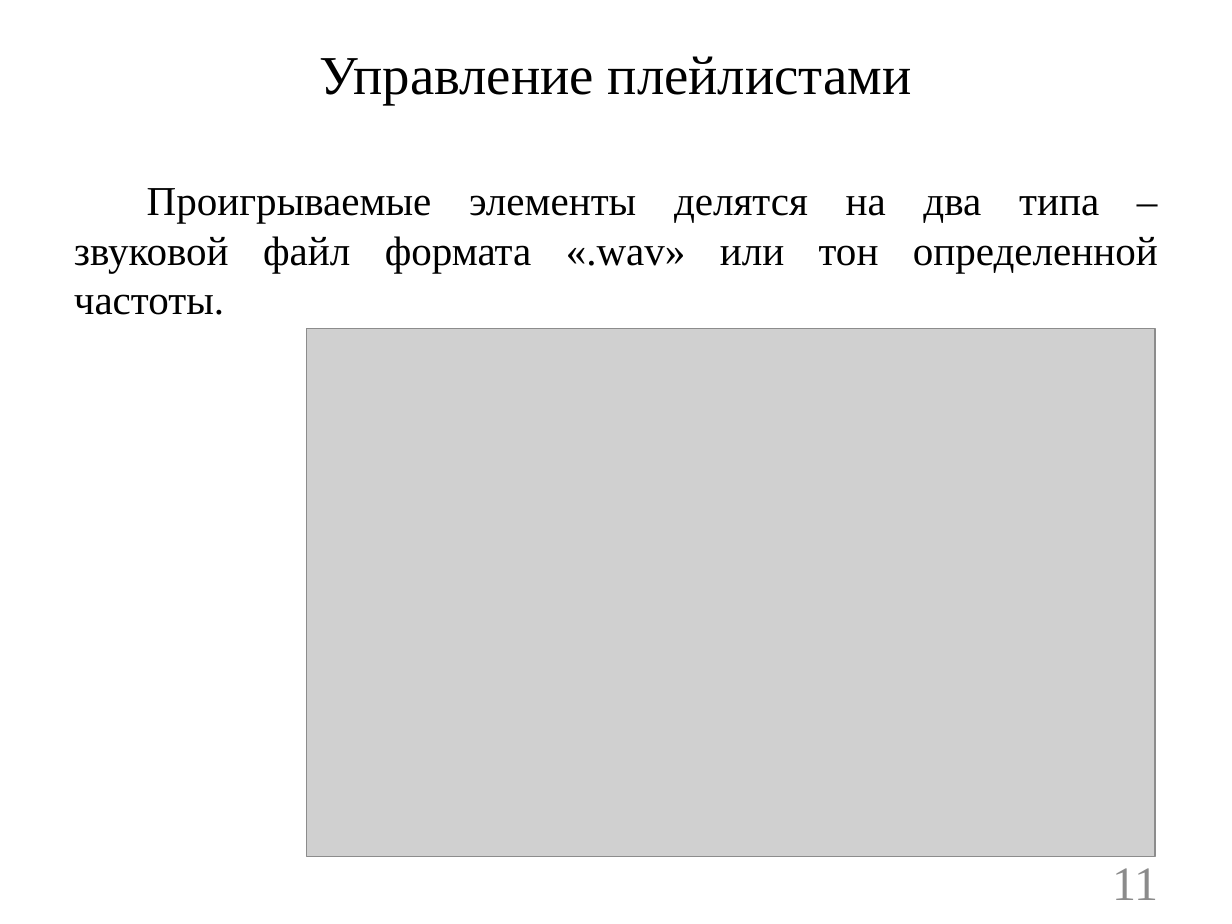
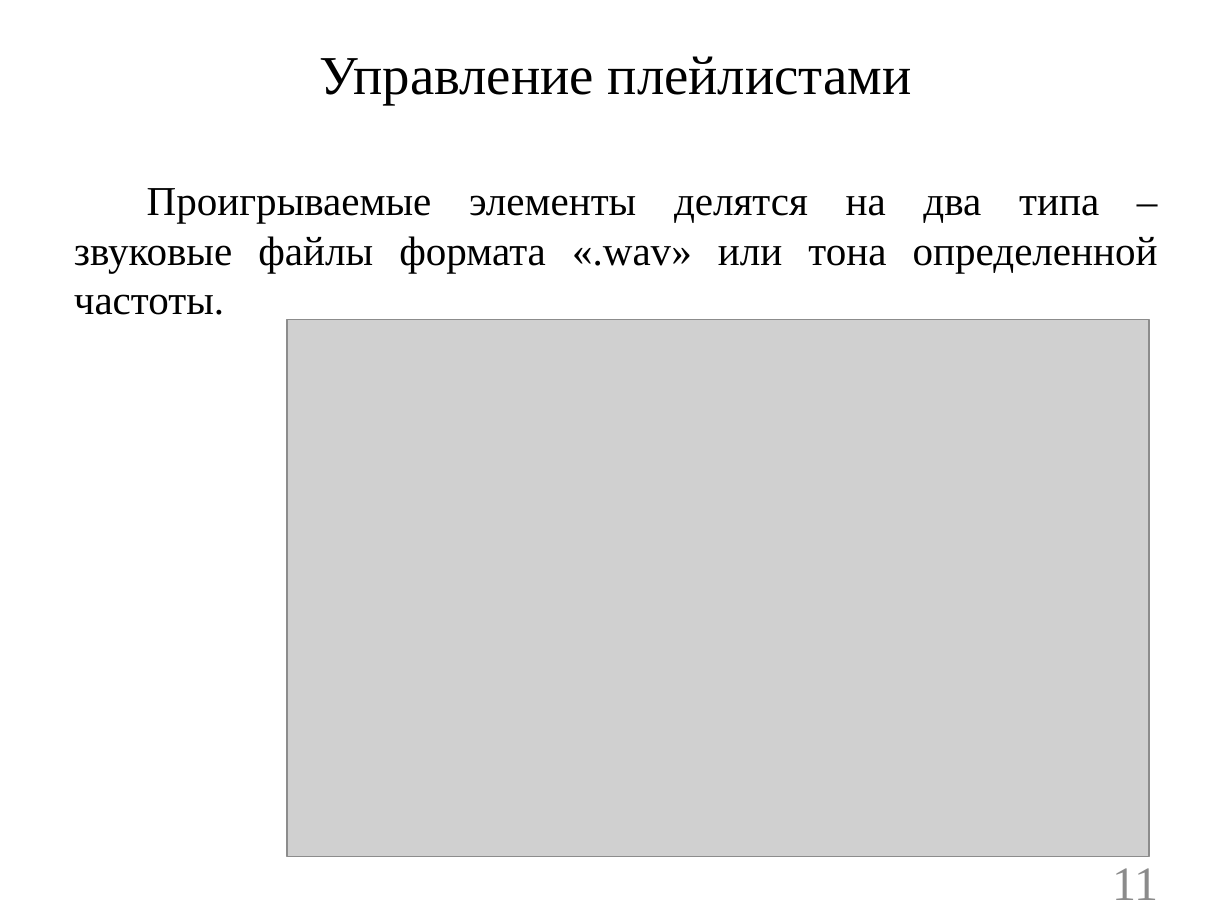
Before and after one commit to ALeschev/tunel, a slide deck: slide 11 of sibsutis/2015/dpl/DPL_pres.pptx. Drawn at 1232x924 pixels with LibreOffice and Linux fonts; fonts in the diff are those of the drawing; grey boxes stand for pictures; background and template pictures are left out. Boxes give left, top, right and bottom in pixels: in the first picture for what was removed or moved away, otherwise in the second. Text is boxed around its words. In the diff, an @@ line names an element or a change of style, - is before the commit and + after.

```diff
--- a/sibsutis/2015/dpl/DPL_pres.pptx
+++ b/sibsutis/2015/dpl/DPL_pres.pptx
@@ text at box(74, 188, 1158, 315): text changed @@
-Проигрываемые элементы делятся на два типа – звуковой файл формата «.wav» или тон определенной частоты.
+Проигрываемые элементы делятся на два типа – звуковые файлы формата «.wav» или тона определенной частоты.
@@ picture: place and size @@
-picture at box(307, 329, 1156, 857)
+picture at box(287, 320, 1149, 857)
```
Also in this commit, not shown: 7 other slides changed, 5 other files.
